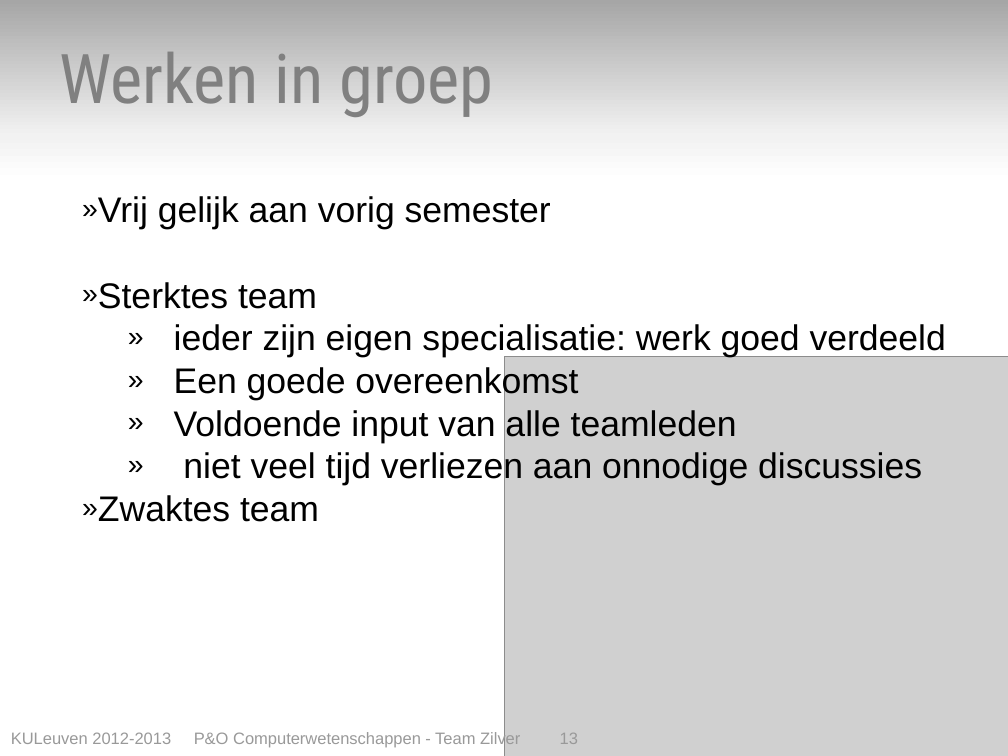
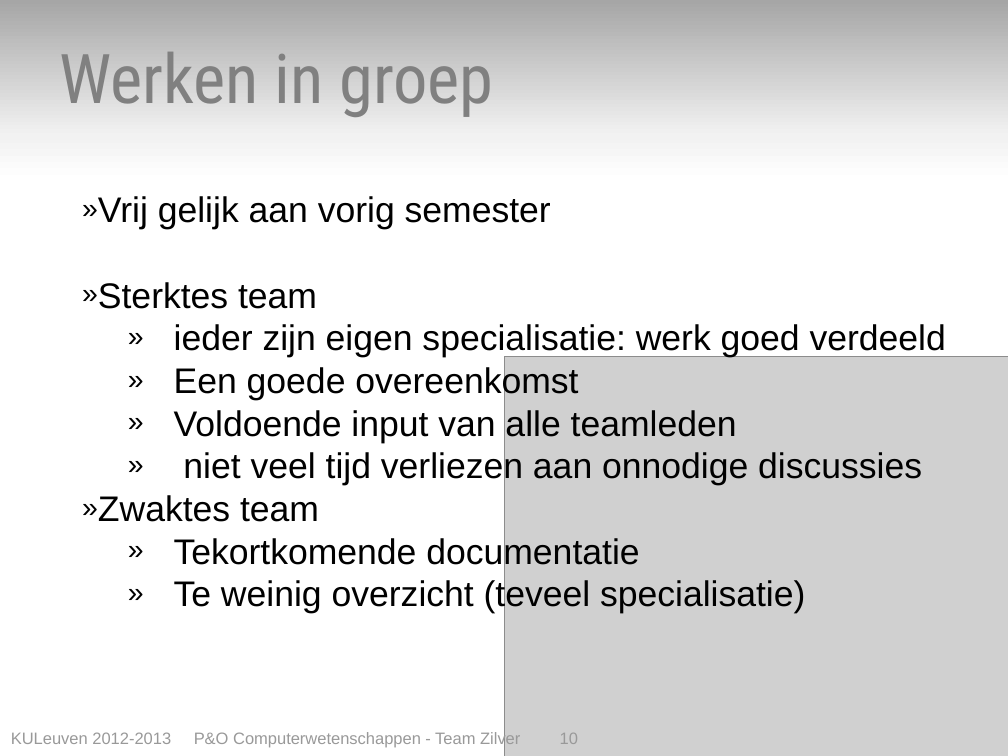
Before and after one commit to toonn/SilverSurfer, a slide deck: slide 10 of SilverSurferVerslag/Presentatie/Presentatie eindverslag - team zilver.pptx (slide 13 before the commit). Drawn at 1008x756 pixels with LibreOffice and Linux fonts; fonts in the diff are those of the drawing; grey boxes stand for pictures. Boxes give left, top, right and bottom in pixels: in the first picture for what was removed or moved away, otherwise in the second. Text is boxed around its words. In the diff, an @@ line names an element or a change of style, - is before the commit and + after.

```diff
--- a/SilverSurferVerslag/Presentatie/Presentatie eindverslag - team zilver.pptx
+++ b/SilverSurferVerslag/Presentatie/Presentatie eindverslag - team zilver.pptx
@@ text at [174,536,805,614]: paragraphs added @@
+    » Tekortkomende documentatie
+    » Te weinig overzicht (teveel specialisatie)
@@ text at [11,731,578,748]: text changed @@
-KULeuven 2012-2013 P&O Computerwetenschappen - Team Zilver 13
+KULeuven 2012-2013 P&O Computerwetenschappen - Team Zilver 10
```
Also in this commit, not shown: 6 other slides changed, 3 slides added, 3 slides removed.
